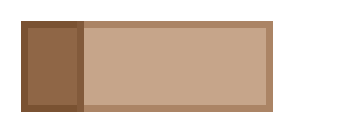
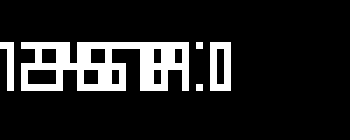
Before/after of a 350px x 140px layered artwork. What changed in the layer stack:
added layer "digits" above "Layer 3" over [0, 42, 231, 91]
added layer "Layer 3" above "Layer 1" over [0, 0, 350, 140]
hid "Layer 1" over [21, 21, 273, 112]
hid "Background" over [0, 0, 350, 140]
